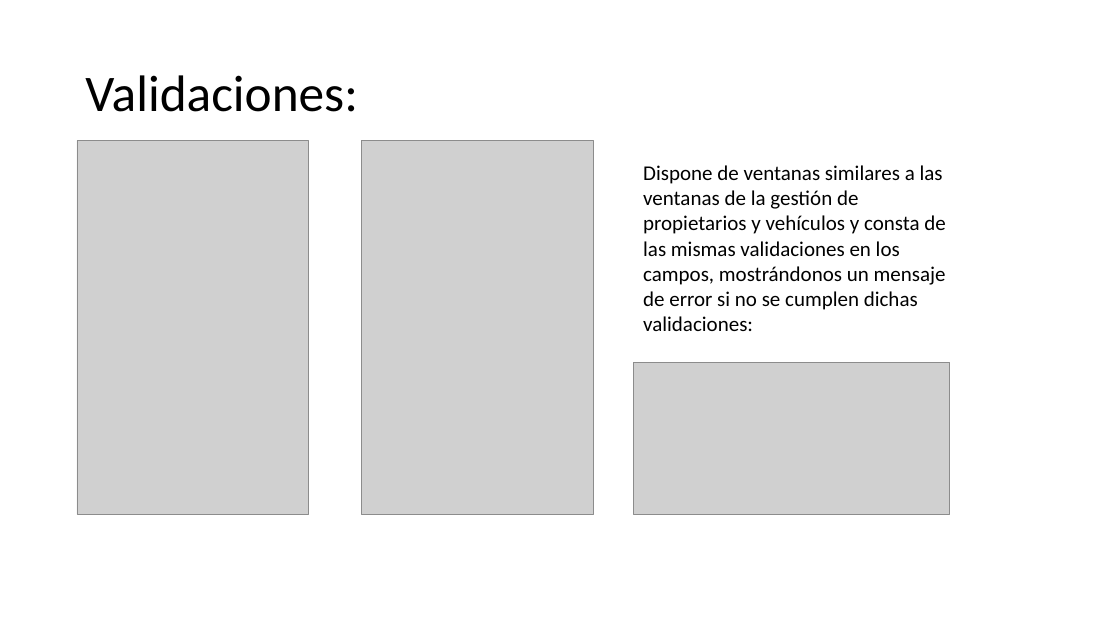
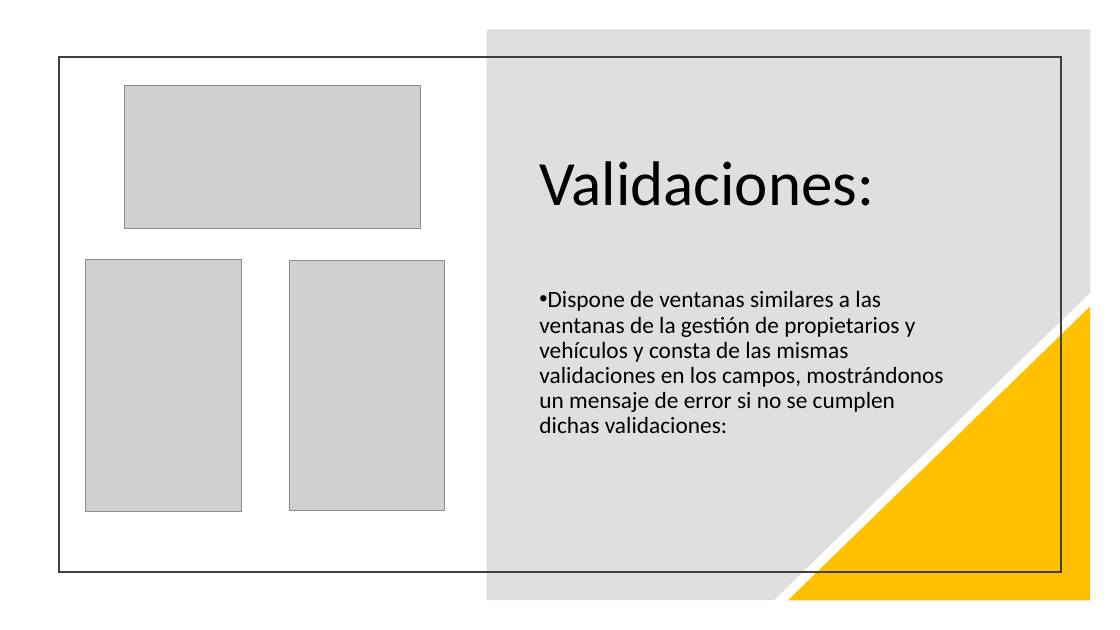
Before and after one commit to JiaChengZhang14/Proyecto_Grupal-ITV, a slide deck: slide 13 of comun/PresentacionITV.pptx. Drawn at 1120x630 pixels with LibreOffice and Linux fonts; fonts in the diff are those of the drawing; grey boxes stand for pictures. Boxes give left, top, right and bottom in pixels: in the first picture for what was removed or moved away, otherwise in the second. Text is boxed around its words. In the diff, an @@ line names an element or a change of style, - is before the commit and + after.

```diff
--- a/comun/PresentacionITV.pptx
+++ b/comun/PresentacionITV.pptx
@@ freeform shape added at (x1=486, y1=29, x2=1091, y2=600), fill #808080 at 25% opacity @@
@@ rectangle added at (x1=59, y1=57, x2=1061, y2=572), outline #404040 1.5 pt @@
@@ picture resized from (x1=634, y1=362, x2=950, y2=514) to (x1=124, y1=86, x2=420, y2=229) @@
@@ title "Validaciones:" moved from (x1=85, y1=75, x2=358, y2=112) to (x1=539, y1=161, x2=874, y2=206) @@
@@ title "Validaciones:" at (x1=539, y1=161, x2=874, y2=206): size 44 to 54 pt @@
@@ picture resized from (x1=77, y1=141, x2=308, y2=515) to (x1=86, y1=260, x2=241, y2=512) @@
@@ picture resized from (x1=361, y1=141, x2=593, y2=515) to (x1=289, y1=260, x2=444, y2=512) @@
@@ text "Dispone de ventanas similares a ..." moved from (x1=643, y1=165, x2=946, y2=331) to (x1=539, y1=290, x2=943, y2=433) @@
@@ text "Dispone de ventanas similares a ..." at (x1=539, y1=290, x2=943, y2=433): size 18 to 20 pt; bullet none to •; line spacing 1 to 0.9; more space between paragraphs @@
@@ right triangle added at (x1=788, y1=307, x2=1091, y2=601), fill #FFC000 @@
```
Also in this commit, not shown: 8 other slides changed, 7 slides added, 1 slide removed, 2 other files.
